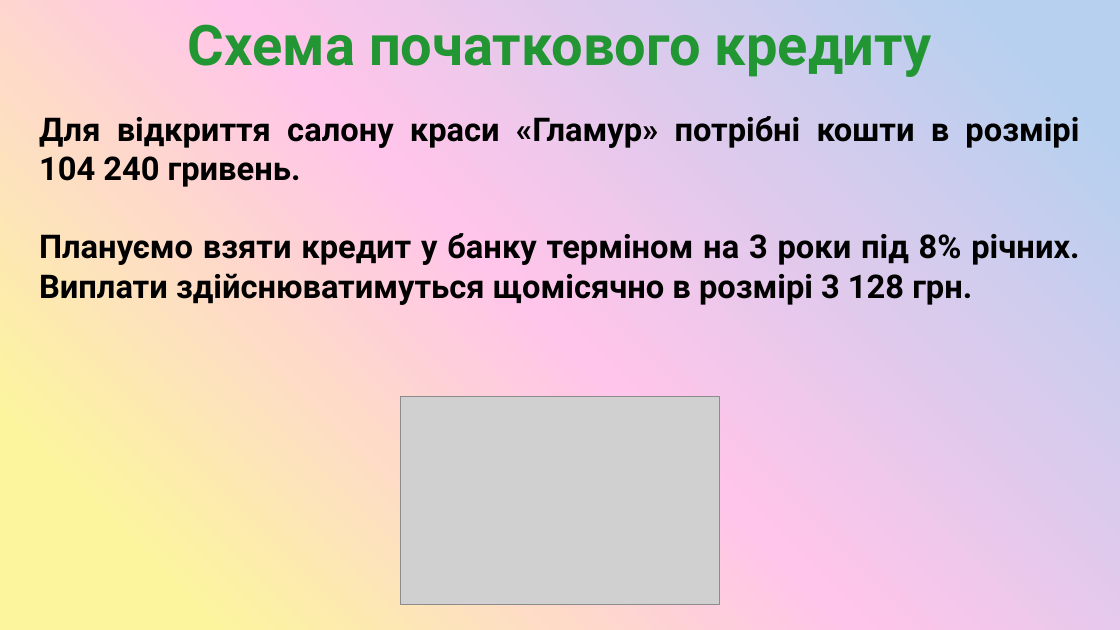
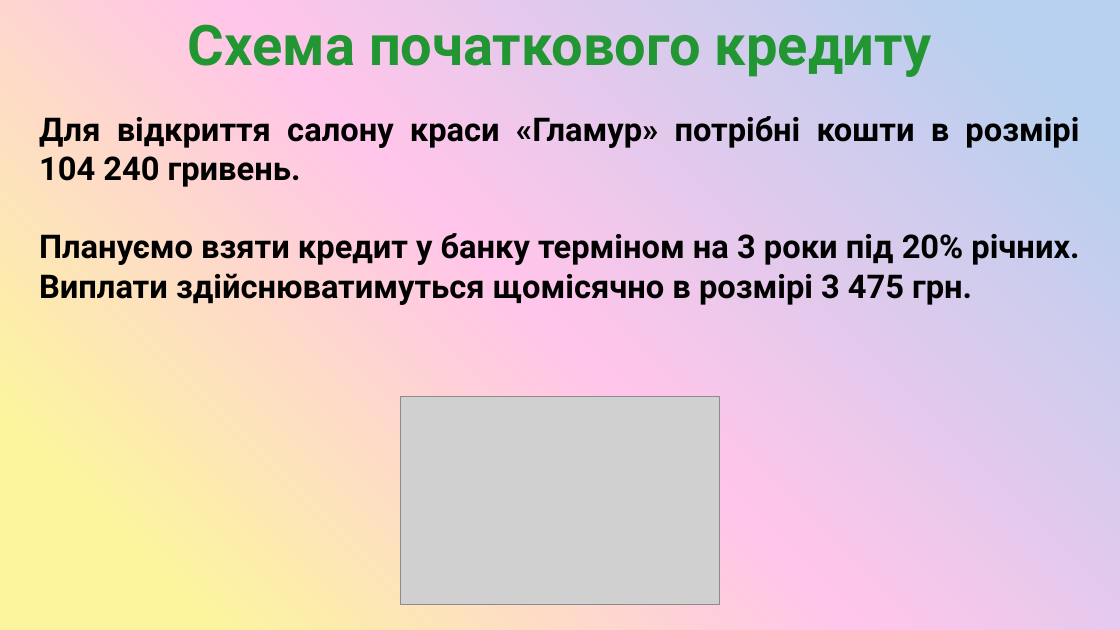
Before and after one commit to SashaGaran/Katya_diplomna, a slide deck: slide 12 of diplomna.pptx. Drawn at 1120x630 pixels with LibreOffice and Linux fonts; fonts in the diff are those of the drawing; grey boxes stand for pictures. Boxes give left, top, right and bottom in pixels: in the first picture for what was removed or moved away, otherwise in the second. Text is boxed around its words. In the diff, an @@ line names an element or a change of style, - is before the commit and + after.

```diff
--- a/diplomna.pptx
+++ b/diplomna.pptx
@@ text at (39, 233, 1079, 305): text changed @@
-Плануємо взяти кредит у банку терміном на 3 роки під 8% річних. Виплати здійснюватимуться щомісячно в розмірі 3 128 грн.
+Плануємо взяти кредит у банку терміном на 3 роки під 20% річних. Виплати здійснюватимуться щомісячно в розмірі 3 475 грн.
```
Also in this commit, not shown: 2 other slides changed.
